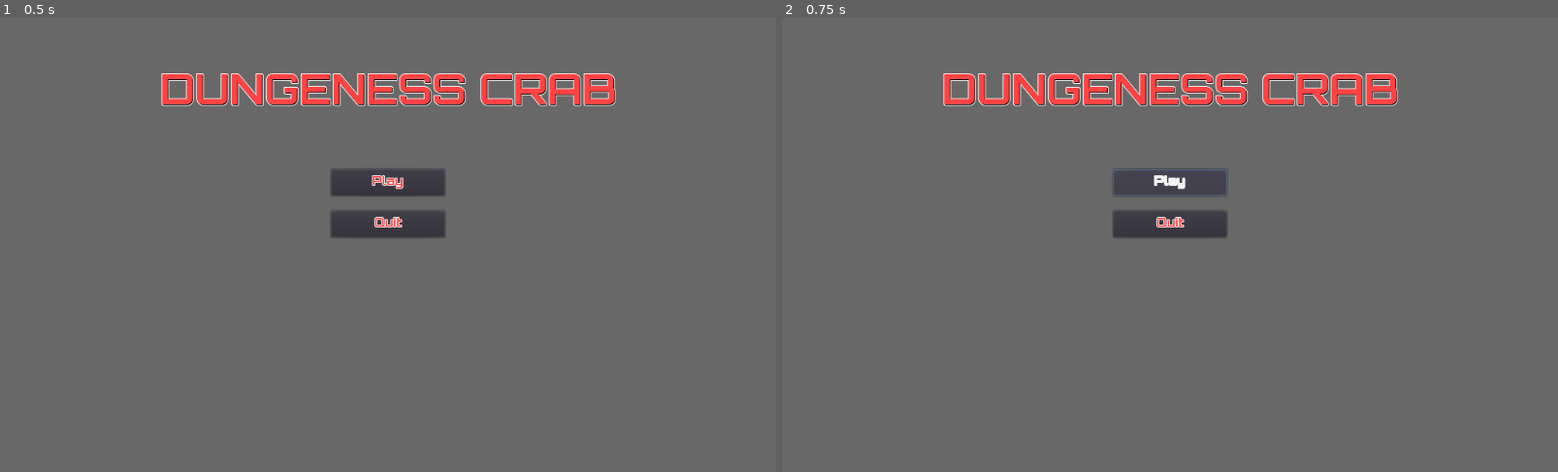
Above: before the commit, frames 1-2 (left to right).
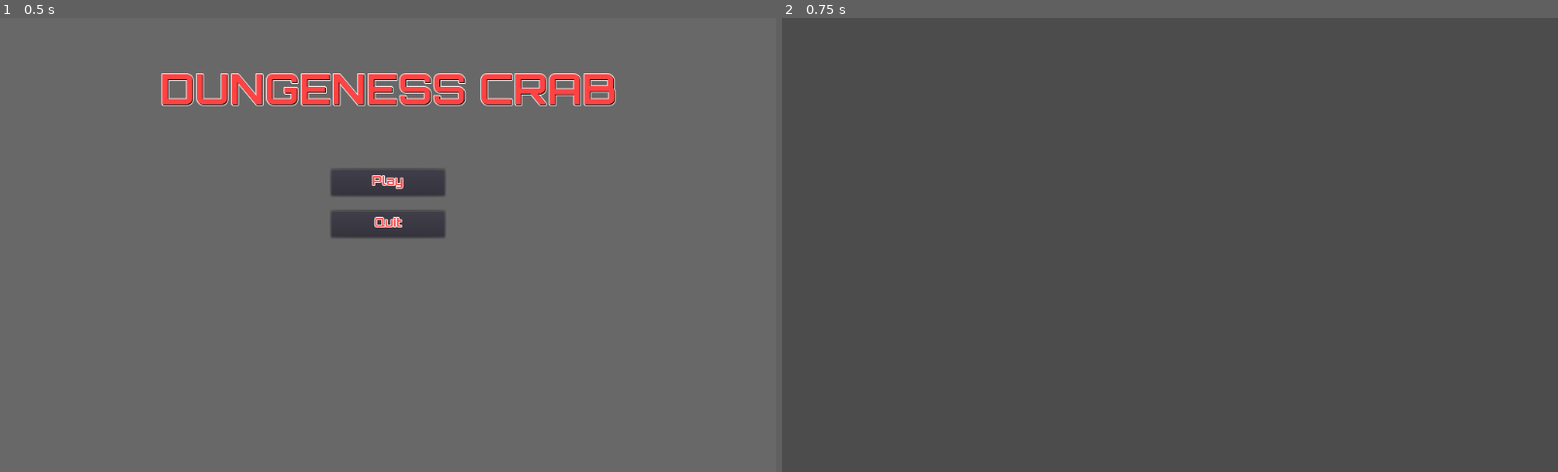
Above: after the commit, the same moments.

Repository: NickPieto/Game-Jam-XNHJ-FINAL
Game: Godot game, scene res://UI/Main Menu.tscn
Same seed, same stepped clock (60 frames per second), same inputs: the game is played once before the commit and once after it.
Inputs:
- Up to frame 1 (0.5 s): no input
- Up to frame 2 (0.75 s): click "Play" at 0.5 s

Frame 1 is identical in both runs. In frame 2, 98% of the frame differs, in the area x 0-100%, y 0-100%.

Commit message:
Buttons should work now

Diff:
--- a/Final Project/UI/Main Menu.gd
+++ b/Final Project/UI/Main Menu.gd
@@ -5,8 +5,8 @@
 	pass
 
 func _on_Play_pressed():
-	pass
+	var _scene = get_tree().change_scene("res://Game.tscn")
 
 
 func _on_Quit_pressed():
-	pass #
+	get_tree().quit()
--- a/Final Project/UI/Pause.gd
+++ b/Final Project/UI/Pause.gd
@@ -1,11 +1,14 @@
 extends Control
 
+var Global
 
 func _ready():
 	pass
 
 func _on_Resume_pressed():
-	pass
+	get_tree().paused = false
+	Global.reset()
+	var _scene = get_tree().change_scene("res://Game.tscn")
 
 func _on_Quit_pressed():
-	pass
+	get_tree().quit()
